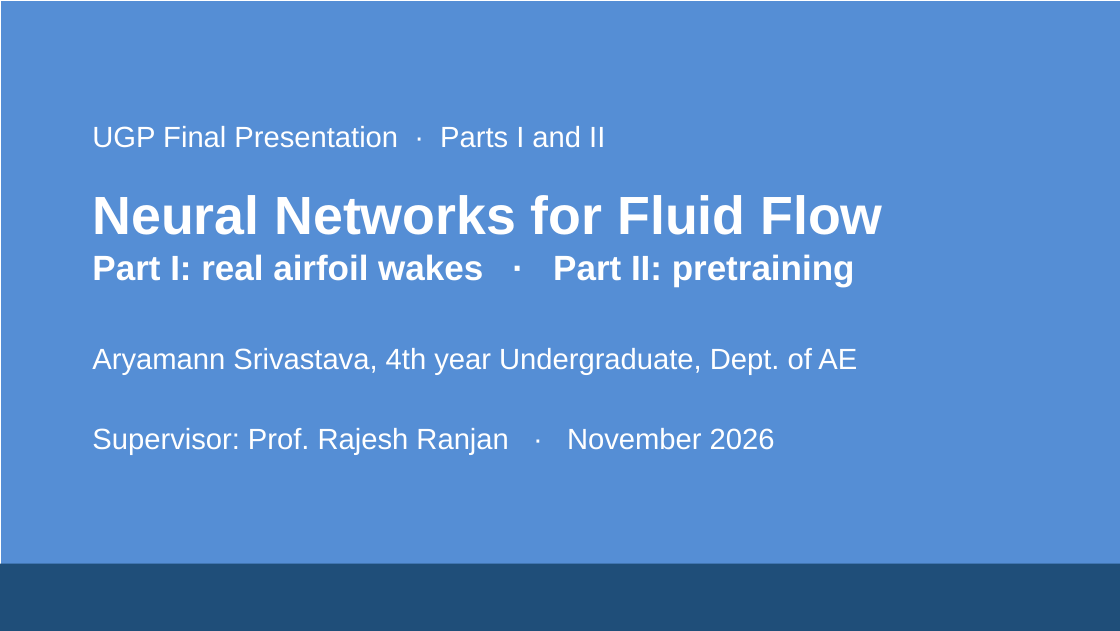
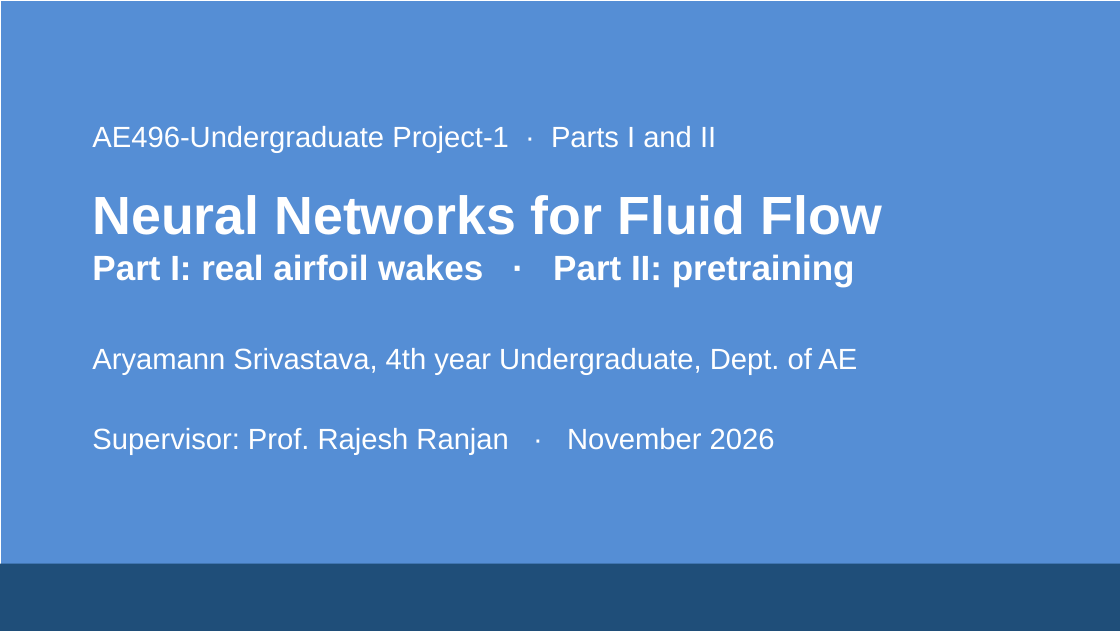
Before and after one commit to ARYAMANN7279/aurora-from-scratch-jax, a slide deck: slide 1 of UGP_Final/UGP_Final_Presentation.pptx. Drawn at 1120x631 pixels with LibreOffice and Linux fonts; fonts in the diff are those of the drawing. Boxes give left, top, right and bottom in pixels: in the first picture for what was removed or moved away, otherwise in the second. Text is boxed around its words. In the diff, an @@ line names an element or a change of style, - is before the commit and + after.

Commit message:
UGP_Final: Part I and Part II naming throughout, AE496-Undergraduate Project-1 heading on report and deck

```diff
--- a/UGP_Final/UGP_Final_Presentation.pptx
+++ b/UGP_Final/UGP_Final_Presentation.pptx
@@ text at box(92, 126, 716, 153): text changed @@
-UGP Final Presentation · Parts I and II
+AE496-Undergraduate Project-1 · Parts I and II
```
Also in this commit, not shown: 4 other slides changed, 5 other files.
